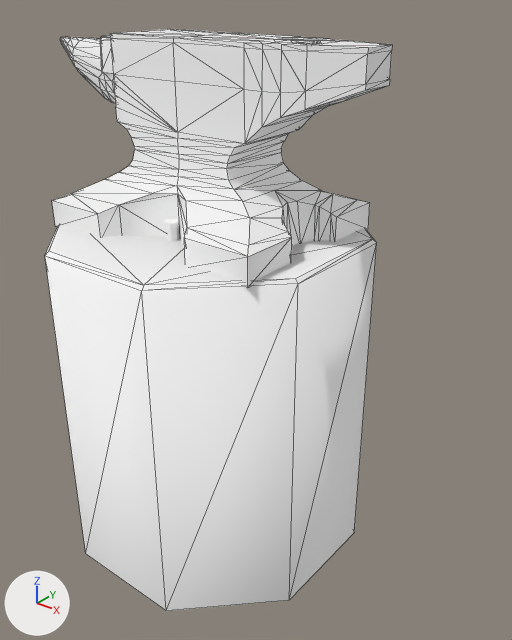
What one commit did to the glTF model public/models/outdors/anvil.glb.
One viewpoint serves both versions: a camera (50 mm lens) standing at (0.749, -0.819, 0.945) and looking at (0.076, 0.023, 0.423). The axes (+X, +Y, +Z) are drawn at lower left. The lights are the same throughout. The first picture is the older version. Mesh edges are drawn as thin lines on the coarser meshes. Where no turn or scale is listed for an object, it has been applied to the vertices. Vertices at exactly the same position are counted once.

The first picture shows 'anvil', 'wood' and 1 more.
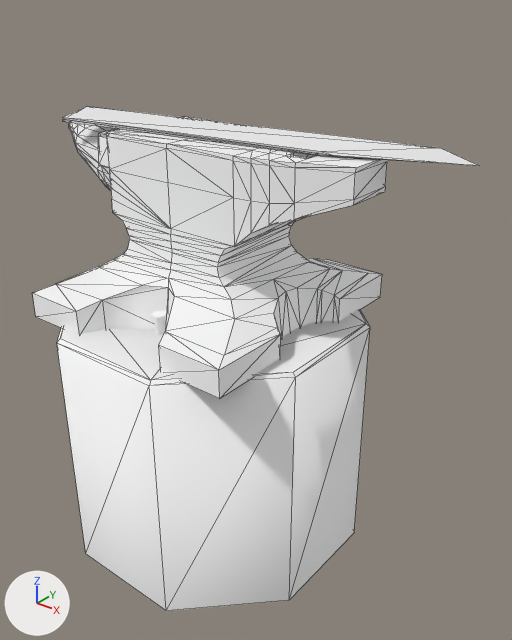
The change in detail:
me_plane_001 is used by ob_anvil; location (0.0, 0.0, 0.0).
me_plane_001 had 384 vertices, 730 faces and spanned x -0.338..0.289, y -0.154..0.154, z 0.576..0.868.
me_plane_001 now has 384 vertices, 730 faces and spans x -0.338..0.289, y -0.214..0.214, z 0.435..0.726.
me_plane_001 part 1: the whole mesh is scaled about its middle by (1, 1.39, 1), then moved by (0.0, 0.0, -0.142).
me_plane_011 is used by ob_wood; location (0.0, 0.0, 0.0).
me_plane_011 had 24 vertices, 38 faces and spanned x -0.249..0.249, y -0.249..0.249, z 0.0..0.582.
me_plane_011 now has 24 vertices, 38 faces and spans x -0.249..0.249, y -0.249..0.249, z 0.0..0.438.
me_plane_011 part 2: the whole mesh is scaled about the mesh origin by (1, 1, 0.752).
Mesh me_cube is new.
It has 17 vertices, 30 faces and spans x -0.268..0.414, y -0.075..0.071, z 0.728..0.747.
Object 'ore' (ob_ore) is new; it shows me_cube.
Its location is (0.0, 0.0, 0.0).

Location of each change, (x1, y1, x2, y2) in pixels of the pictures (512 x 640 px):
'wood', rescaled (22% shorter): before (45, 225, 377, 611); after (57, 309, 370, 611)
'anvil', moved, rescaled (9% taller): before (52, 29, 392, 288); after (32, 116, 388, 398)
'ore', added: after (62, 106, 479, 166)
